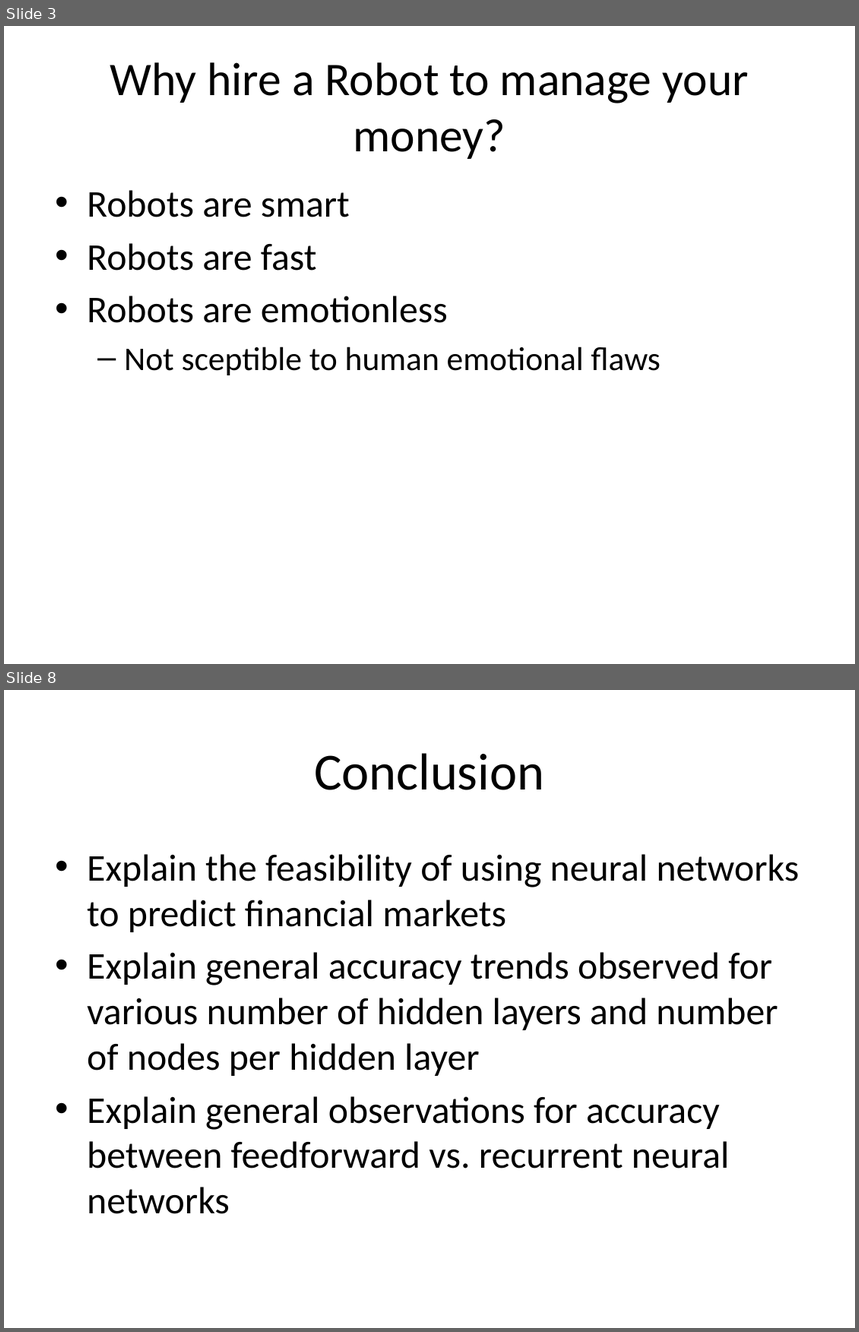
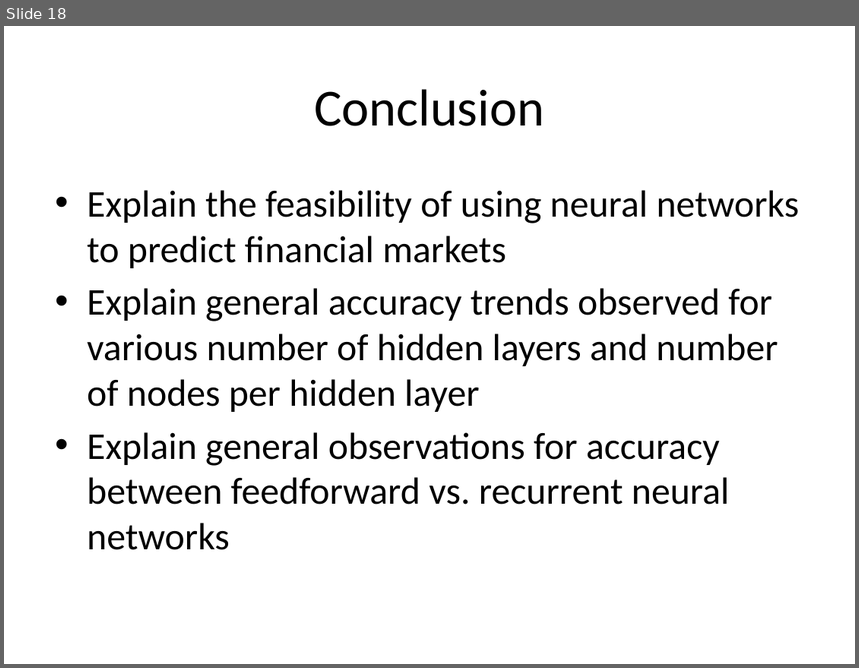
Before and after one commit to wilkung/Predicting_Markets_with_Neural_Nets, a slide deck: Kojack_Presentation.pptx. Shown one above the other, each under a label of ours: slides 3 and 8 before the commit, slide 18 after it; the slides between them are not shown. The pictures are 859x1332 and 859x668 pixels, drawn with LibreOffice and Linux fonts; fonts in the diff are those of the drawing. Boxes give left, top, right and bottom in pixels: in the first picture for what was removed or moved away, otherwise in the second. Text is boxed around its words. In the diff, an @@ line names an element or a change of style, - is before the commit and + after.

```diff
--- a/Kojack_Presentation.pptx
+++ b/Kojack_Presentation.pptx
@@ slide 3 removed at [4, 26, 855, 664], background #FFFFFF @@
@@ title removed at [110, 62, 748, 159] @@
-Why hire a Robot to manage your money?
@@ text removed at [87, 190, 661, 376] @@
-• Robots are smart
-• Robots are fast
-• Robots are emotionless
-  – Not sceptible to human emotional flaws
@@ what was slide 8 is now slide 18 @@
```
Also in this commit, not shown: 6 slides changed, 11 slides added, 15 other files.
